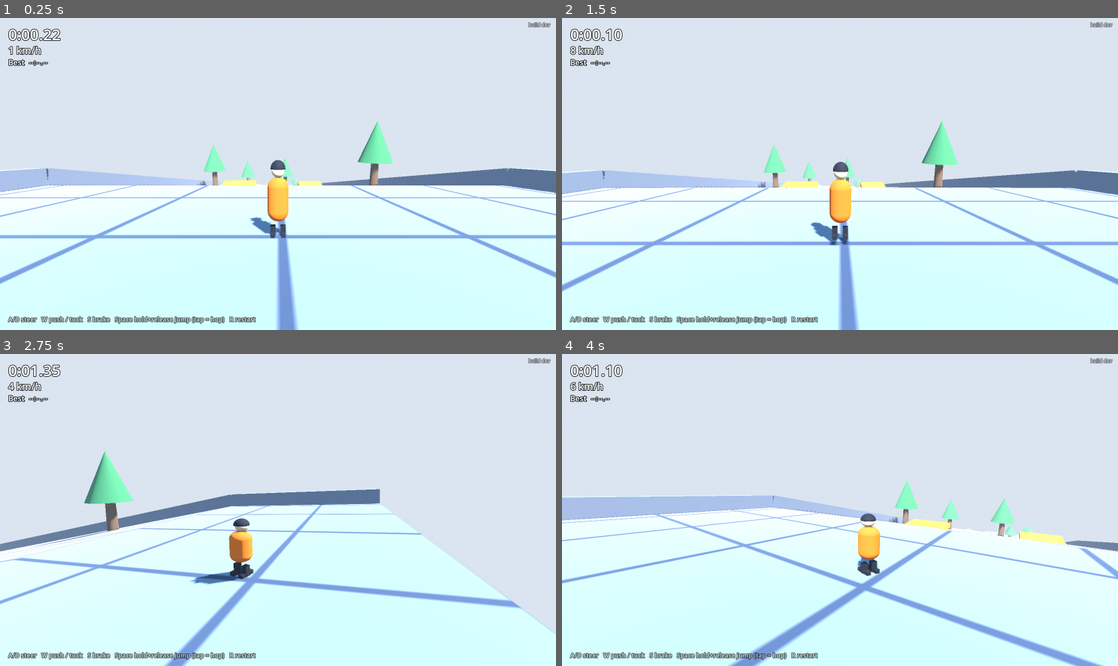
Above: before the commit, frames 1-4 (two rows, left to right).
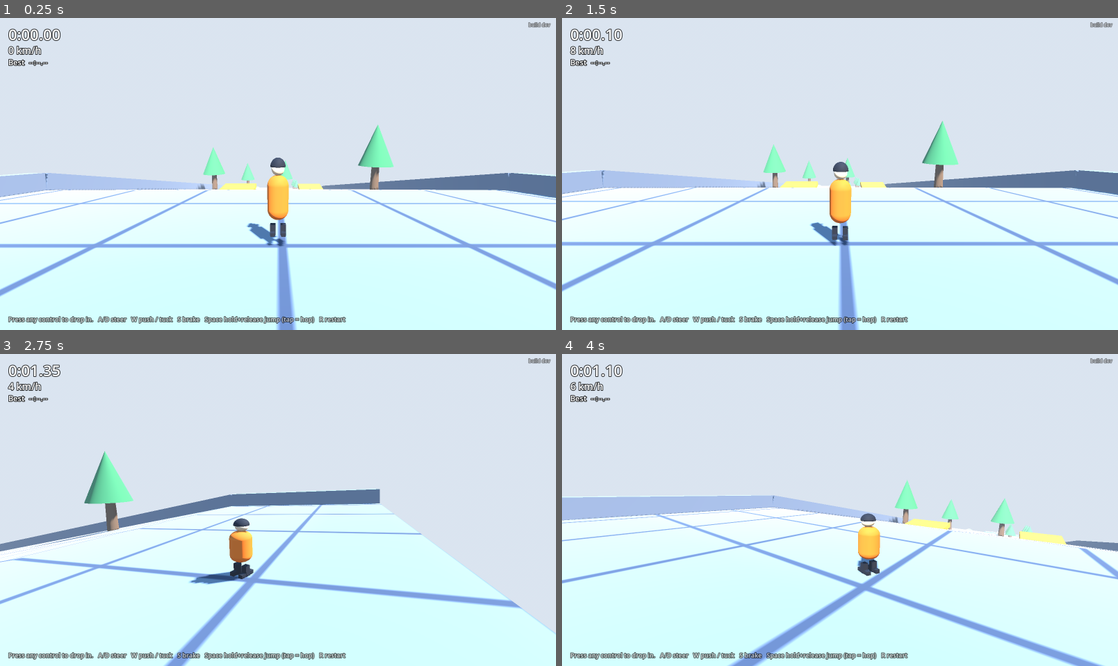
Above: after the commit, the same moments.

Repository: Chillysoop/downhill-blade-jam
Game: Godot game, scene res://src/main.tscn
Same seed, same stepped clock (60 frames per second), same inputs: the game is played once before the commit and once after it.
Inputs:
- Up to frame 1 (0.25 s): no input
- Up to frame 2 (1.5 s): tap Enter at 0.5, 1.25 s; hold D (steer_right) 0.53-1.28 s; hold Space (jump) 0.53-1.28 s; hold S (brake) from 1.28 s (still down); tap Backspace at 1.35 s
- Up to frame 3 (2.75 s): tap Space (jump) at 1.52, 1.55, 1.82 s; tap Enter at 2 s; release S (brake) at 2.03 s; hold D (steer_right) from 2.03 s (still down); hold Space (jump) from 2.03 s (still down)
- Up to frame 4 (4 s): tap Enter at 2.75, 3.5 s; release D (steer_right) at 2.78 s; release Space (jump) at 2.78 s; hold W (forward) 2.78-3.53 s; tap Backspace at 2.85 s; tap Space (jump) at 3.02, 3.05, 3.32 s; hold A (steer_left) from 3.53 s (still down); hold Space (jump) from 3.53 s (still down)

The runs differ from the first frame. In frame 1, 10% of the frame differs, in the area x 0-100%, y 3-100%; in frame 2, 1.4%; in frame 3, 0.9%; in frame 4, 0.9%.

Commit message:
fix: hold at the start until input; clearer updater checks
The skater no longer rolls off on its own after a respawn; a run starts
when the player presses any control. The updater treats an empty answer
as a failed check, logs what it installs, and updates build-info.txt.

Story: design/game-brief.md build order step 1 (movement prototype)

Co-Authored-By: Claude Opus 5.5 <noreply@anthropic.com>
Claude-Session: https://claude.ai/code/session_01GXT7nec5oGFBAnUVxvGsam

Diff:
--- a/src/core/updater.gd
+++ b/src/core/updater.gd
@@ -47,7 +47,10 @@
 		_finish("update check failed (%d/%d)" % [result, code])
 		return
 	var latest: String = body.get_string_from_utf8().strip_edges()
-	if latest.is_empty() or latest == BuildId.SHA:
+	if latest.is_empty():
+		_finish("update check returned nothing")
+		return
+	if latest == BuildId.SHA:
 		_finish("up to date (%s)" % BuildId.SHA)
 		return
 	print("Updater: %s -> %s" % [BuildId.SHA, latest])
@@ -95,6 +98,7 @@
 	if zip.open(zip_path) != OK:
 		return "downloaded update is not a valid zip"
 	var data: PackedByteArray = zip.read_file(EXE_IN_ZIP)
+	var info: PackedByteArray = zip.read_file("build-info.txt") if zip.file_exists("build-info.txt") else PackedByteArray()
 	zip.close()
 	if data.size() < 1_000_000:
 		return "downloaded update is missing the game"
@@ -111,6 +115,12 @@
 		DirAccess.rename_absolute(old, exe)
 		return "could not write the new game"
 	f.close()
+	if not info.is_empty():
+		var fi := FileAccess.open(exe.get_base_dir().path_join("build-info.txt"), FileAccess.WRITE)
+		if fi != null:
+			fi.store_buffer(info)
+			fi.close()
+	print("Updater: installed new build, restarting")
 	return ""
 
 
--- a/src/player/skater.gd
+++ b/src/player/skater.gd
@@ -25,6 +25,9 @@
 var input_override: Callable
 ## When true the skater ignores input and brakes to a stop (after the finish).
 var auto_brake: bool = false
+## True after a respawn until the player presses something: the skater holds
+## still at the start so a run only begins when the player begins it.
+var waiting_for_start: bool = false
 
 var state: State = State.AIR
 ## Facing direction, kept tangent to the ground while grounded.
@@ -82,6 +85,7 @@
 	_charging = false
 	_hop_buffer = 0.0
 	auto_brake = false
+	waiting_for_start = true
 	crash_reason = ""
 	_visual.rotation = Vector3.ZERO
 	respawned.emit()
@@ -94,6 +98,13 @@
 
 func _physics_process(dt: float) -> void:
 	var inp: Dictionary = _read_input()
+	if waiting_for_start:
+		var any_input: bool = absf(float(inp["steer"])) > 0.1 or float(inp["forward"]) > 0.1 \
+			or float(inp["brake"]) > 0.1 or bool(inp["jump"])
+		if not any_input:
+			velocity = Vector3.ZERO
+			return
+		waiting_for_start = false
 	if state == State.CRASHED:
 		_crash_step(dt)
 		return
--- a/src/ui/hud.gd
+++ b/src/ui/hud.gd
@@ -23,7 +23,7 @@
 	hint.offset_left = 24.0
 	hint.offset_top = -44.0
 	hint.offset_bottom = -12.0
-	hint.text = "A/D steer   W push / tuck   S brake   Space hold+release jump (tap = hop)   R restart"
+	hint.text = "Press any control to drop in.   A/D steer   W push / tuck   S brake   Space hold+release jump (tap = hop)   R restart"
 	hint.modulate = Color(1, 1, 1, 0.75)
 	var build := _label(Vector2(0, 0), 14)
 	build.set_anchors_and_offsets_preset(Control.PRESET_TOP_RIGHT)
